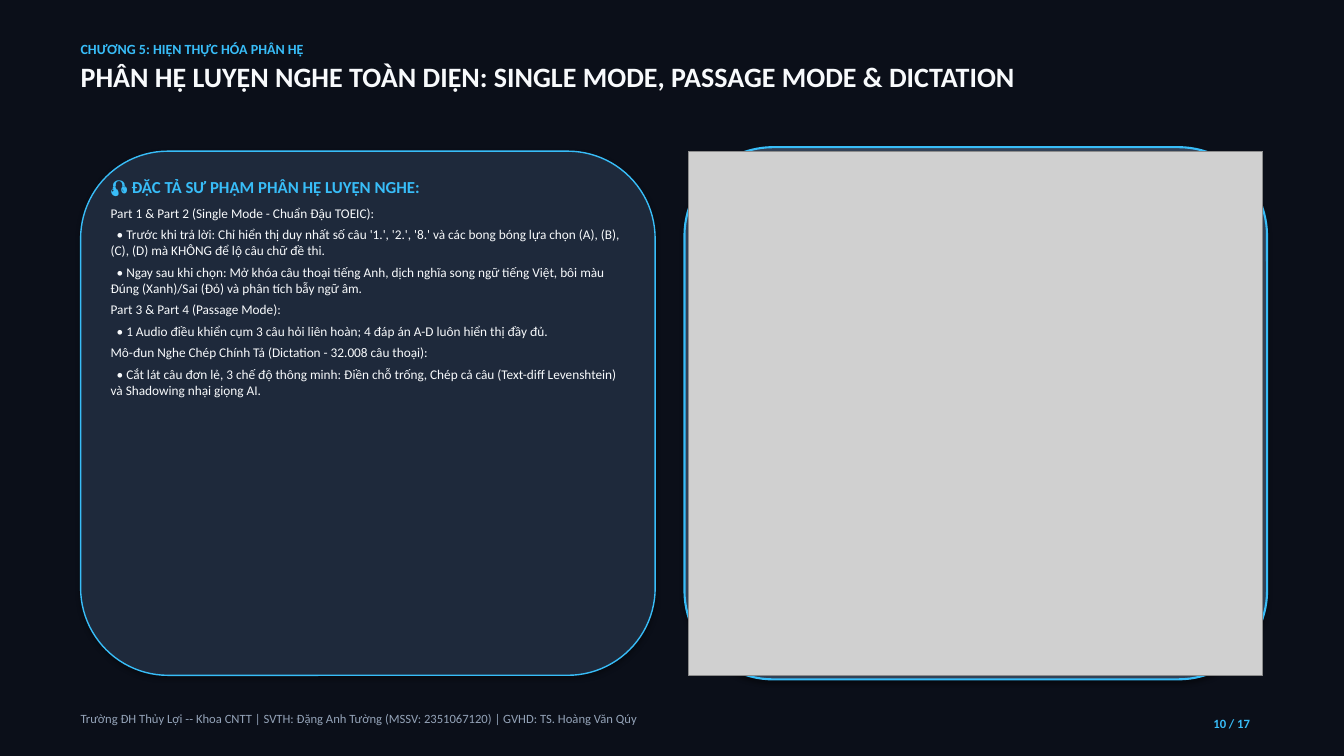
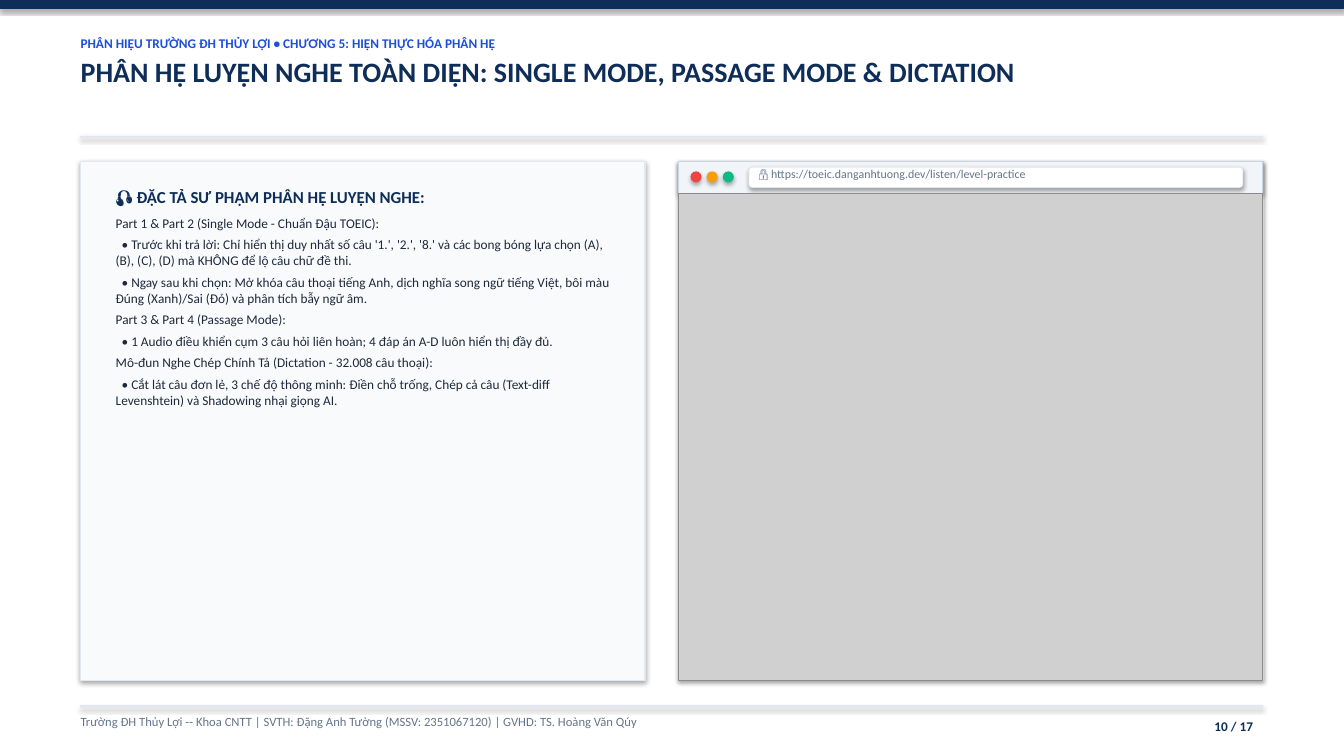
Before and after one commit to DangAnhTuong/He_Thong_Hoc_Thi_Toeic, a slide deck: slide 10 of Bao_Cao_Thuyet_Trinh_He_Thong_Hoc_Thi_Toeic.pptx. Drawn at 1344x756 pixels with LibreOffice and Linux fonts; fonts in the diff are those of the drawing; grey boxes stand for pictures. Boxes give left, top, right and bottom in pixels: in the first picture for what was removed or moved away, otherwise in the second. Text is boxed around its words. In the diff, an @@ line names an element or a change of style, - is before the commit and + after.

Commit message:
docs: finalize academic light presentation pptx with authentic rectangular screenshots

```diff
--- a/Bao_Cao_Thuyet_Trinh_He_Thong_Hoc_Thi_Toeic.pptx
+++ b/Bao_Cao_Thuyet_Trinh_He_Thong_Hoc_Thi_Toeic.pptx
@@ rectangle at <box>0,0,1344,756</box>: fill #0B0F19 to #FFFFFF; outline #0B0F19 0.75 pt to #FFFFFF 0.75 pt @@
@@ rectangle added at <box>0,0,1344,8</box>, fill #0F2D59, outline #0F2D59 0.75 pt @@
@@ text at <box>81,37,495,51</box>: text changed; size 10 to 9.5 pt; text colour #38BDF8 to #1D4ED8 @@
-CHƯƠNG 5: HIỆN THỰC HÓA PHÂN HỆ
+PHÂN HIỆU TRƯỜNG ĐH THỦY LỢI • CHƯƠNG 5: HIỆN THỰC HÓA PHÂN HỆ
@@ text at <box>81,58,1014,87</box>: text colour #F8FAFC to #0F2D59 in "PHÂN HỆ LUYỆN NGHE TOÀN DIỆN: SINGLE ..." @@
@@ rectangle added at <box>81,136,1263,137</box>, fill #E2E8F0, outline #E2E8F0 0.75 pt @@
@@ rounded rectangle removed at <box>685,147,1267,680</box> @@
@@ rounded rectangle removed at <box>81,151,655,676</box> @@
@@ rectangle added at <box>81,161,645,681</box>, fill #F8FAFC, outline #E2E8F0 1 pt @@
@@ rectangle added at <box>679,161,1263,681</box>, fill #FFFFFF, outline #CBD5E1 1 pt @@
@@ rectangle added at <box>679,161,1263,194</box>, fill #F1F5F9, outline #CBD5E1 0.75 pt @@
@@ ellipse added at <box>691,171,702,182</box>, fill #EF4444 @@
@@ ellipse added at <box>707,171,718,182</box>, fill #F59E0B @@
@@ ellipse added at <box>723,171,734,182</box>, fill #10B981 @@
@@ rounded rectangle added at <box>749,167,1243,188</box>, fill #FFFFFF, outline #E2E8F0 0.5 pt @@
@@ text added at <box>771,170,1025,180</box>, 8.5 pt, text #64748B @@
+🔒 https://toeic.danganhtuong.dev/listen/level-practice
@@ text "🎧 ĐẶC TẢ SƯ PHẠM ...": place and size @@
-text "🎧 ĐẶC TẢ SƯ PHẠM ..." at <box>111,179,620,398</box>
+text "🎧 ĐẶC TẢ SƯ PHẠM ..." at <box>116,189,609,408</box>
@@ text "🎧 ĐẶC TẢ SƯ PHẠM ..." at <box>116,189,609,408</box>: text colour #38BDF8 to #0F2D59 in "🎧 ĐẶC TẢ SƯ PHẠM PHÂN HỆ ..."; text colour #F8FAFC to #1E293B @@
@@ picture: place and size @@
-picture at <box>689,151,1263,676</box>
+picture at <box>679,194,1263,681</box>
@@ text "Trường ĐH Thủy Lợi -- ..." at <box>81,717,637,728</box>: text colour #94A3B8 to #64748B @@
@@ rectangle added at <box>81,706,1263,707</box>, fill #E2E8F0, outline #E2E8F0 0.75 pt @@
@@ text "10 / 17" at <box>1214,722,1253,731</box>: size 9 to 9.5 pt, text colour #38BDF8 to #0F2D59 @@
```
Also in this commit, not shown: 16 other slides changed.
